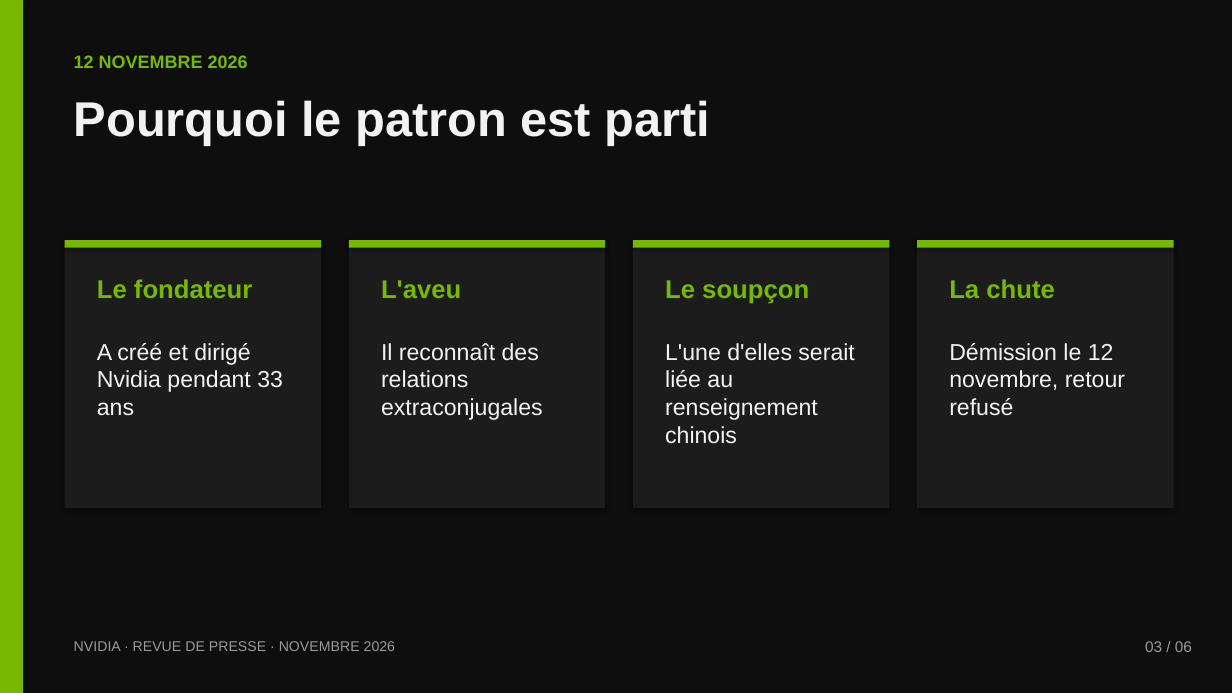
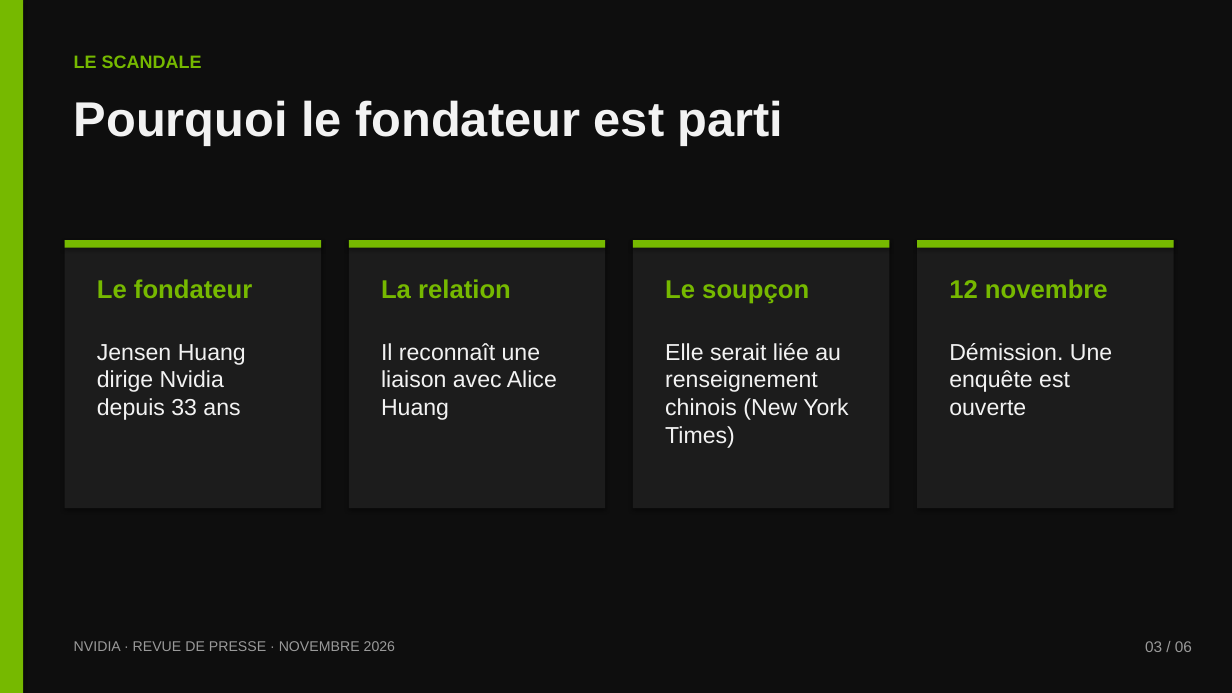
Before and after one commit to dehamnaadam-hue/Encole, a slide deck: slide 3 of nvidia/Nvidia-revue-de-presse.pptx. Drawn at 1232x693 pixels with LibreOffice and Linux fonts; fonts in the diff are those of the drawing. Boxes give left, top, right and bottom in pixels: in the first picture for what was removed or moved away, otherwise in the second. Text is boxed around its words. In the diff, an @@ line names an element or a change of style, - is before the commit and + after.

```diff
--- a/nvidia/Nvidia-revue-de-presse.pptx
+++ b/nvidia/Nvidia-revue-de-presse.pptx
@@ text at bbox=[74, 55, 202, 68]: text changed @@
-12 NOVEMBRE 2026
+LE SCANDALE
@@ text at bbox=[74, 100, 784, 145]: text changed @@
-Pourquoi le patron est parti
+Pourquoi le fondateur est parti
@@ text at bbox=[381, 279, 511, 298]: text changed @@
-L'aveu
+La relation
@@ text at bbox=[949, 279, 1108, 298]: text changed @@
-La chute
+12 novembre
@@ text at bbox=[97, 344, 246, 420]: text changed @@
-A créé et dirigé Nvidia pendant 33 ans
+Jensen Huang dirige Nvidia depuis 33 ans
@@ text at bbox=[381, 343, 557, 420]: text changed @@
-Il reconnaît des relations extraconjugales
+Il reconnaît une liaison avec Alice Huang
@@ text at bbox=[665, 343, 848, 448]: text changed @@
-L'une d'elles serait liée au renseignement chinois
+Elle serait liée au renseignement chinois (New York Times)
@@ text at bbox=[949, 343, 1112, 416]: text changed @@
-Démission le 12 novembre, retour refusé
+Démission. Une enquête est ouverte
```
Also in this commit, not shown: 4 other slides changed, 1 slide added, 1 slide removed, 1 other file.
